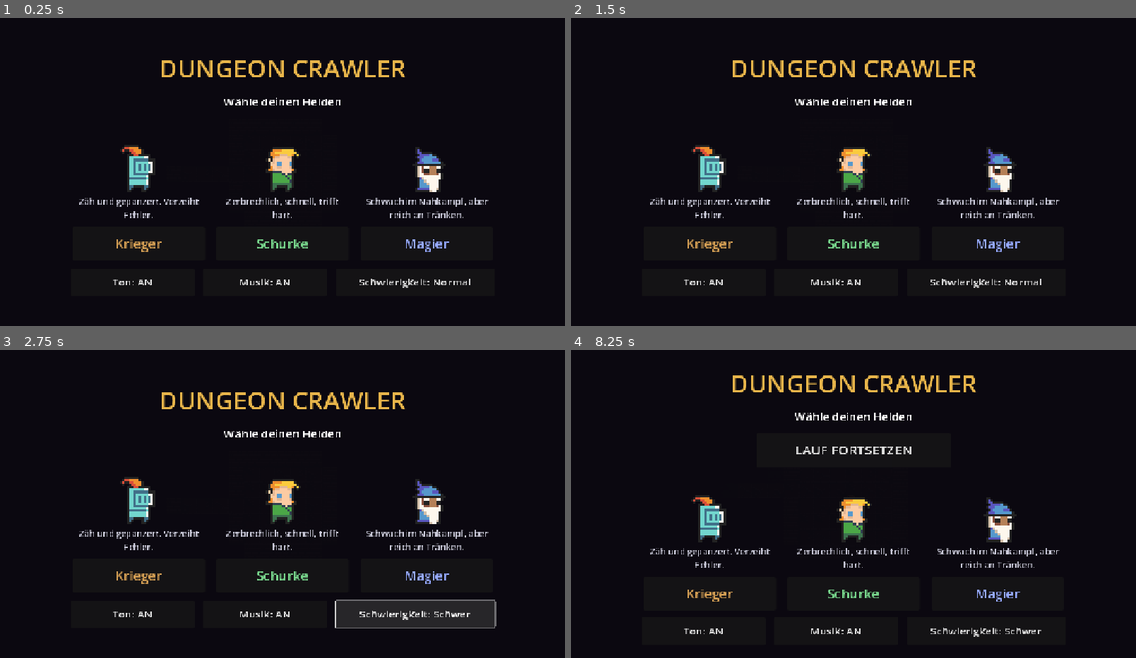
Above: before the commit, frames 1-4 (two rows, left to right).
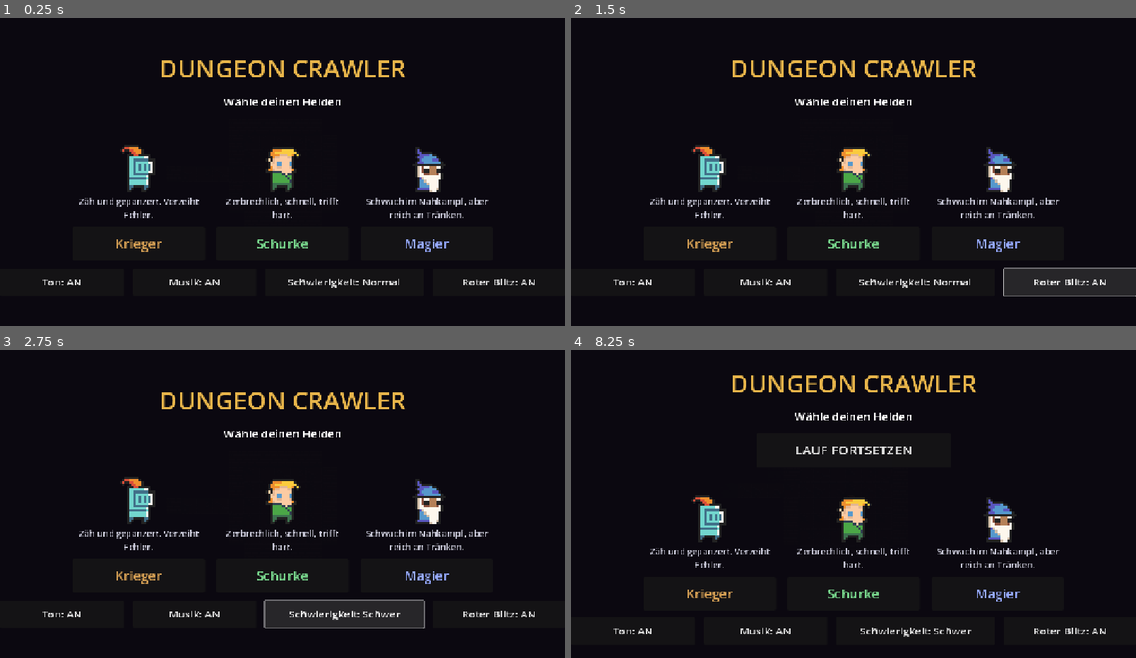
Above: after the commit, the same moments.

Repository: GermanDudeXX/dungeon-crawler
Game: Godot game, scene res://scenes/main.tscn
Two runs of this game, one before a commit and one after it. Both use one fixed random seed, a clock stepped at 60 frames per second and the inputs below.
Inputs (mouse positions are in pixels of both pictures, inside the frame that each line leads up to):
- Up to frame 1 (0.25 s): no input
- Up to frame 2 (1.5 s): click (1068, 282) at 0.5 s, where only the run after the commit has a clickable "Roter Blitz: AN"; click (1068, 282) at 1.25 s, where only the run after the commit has a clickable "Roter Blitz: AUS"
- Up to frame 3 (2.75 s): click "Schwierigkeit: Normal" at 2 s
- Up to frame 4 (8.25 s): click "Krieger" at 2.75 s; click "^" at 3.5 s; click "v" at 4.25 s; click "<" at 5 s; click ">" at 5.75 s; click "Heiltrank (2)" at 6.5 s; click "▶" at 7.25 s; click "NEU" at 8 s

The runs differ from the first frame. In frame 1, 0.7% of the frame differs, in the area x 7-95%, y 84-88%; in frame 2, 1.9%, in the area x 7-100%, y 81-91%; in frame 3, 1.2%; in frame 4, 0.7%.

Commit message:
Godot: Schadenszahlen, Trefferblitz, Kamerawackeln
Ein Treffer war bisher nur eine Zeile Text am unteren Rand, die im Kampf
niemand liest. Jetzt steigt die Zahl vom getroffenen Feld auf und
verblasst, kritische Treffer in Gold, Heilung in Grün, Gold in Gelb.
Dazu ein kurzer Stoß der Kamera bei den Schlägen, die sich schwer
anfühlen sollen - Krit, Falle, eigener Schaden - und sonst nirgends,
sonst heißt es nichts mehr.

Der rote Blitz beim Treffer ist abschaltbar; genau danach wurde bei der
pygame-Version gefragt.

Co-Authored-By: Claude Opus 5 <noreply@anthropic.com>
Claude-Session: https://claude.ai/code/session_01WQiUvBCjkdxtXigdz77eh9

Diff:
--- a/godot/scripts/game.gd
+++ b/godot/scripts/game.gd
@@ -80,7 +80,9 @@
 var _dead_text: Label
 var _sound_button: Button
 var _difficulty_button: Button
+var _flash_button: Button
 var _drink_button: Button
+var _flash: ColorRect
 var _scroll_buttons: Array = []
 var _perk_panel: PanelContainer
 var _perk_buttons: Array = []
@@ -745,6 +747,10 @@
 	damage += element
 	audio.play("boss" if monster.is_boss else "hit")
 	monster.hp -= damage
+	_damage_number(monster.cell(), str(damage),
+		Color(1.0, 0.90, 0.24) if crit else Color(1.0, 1.0, 1.0))
+	if crit:
+		_shake(2.0)
 	var leech := player.buff_total("lifesteal")
 	if leech > 0.0 and player.hp < player.max_hp:
 		var back: int = maxi(1, int(round(damage * leech)))
@@ -900,6 +906,9 @@
 			_retaliate(monster)
 			return
 	player.hp -= damage
+	_damage_number(Vector2i(player.x, player.y), "-%d" % damage, Color(1.0, 0.35, 0.32))
+	_hurt_flash()
+	_shake(1.5)
 	say("%s trifft dich für %d." % [monster.display_name, damage])
 	_retaliate(monster)
 	if player.hp <= 0:
@@ -936,6 +945,7 @@
 			var luck := 1.5 if player.has_buff("luck") else 1.0
 			var found: int = int(round(loot["amount"] * player.gold_mult * luck))
 			player.gold += found
+			_damage_number(cell, "+%d" % found, Color(1.0, 0.84, 0.30))
 			audio.play("coin")
 			say("%d Gold." % found)
 		"potion":
@@ -1049,6 +1059,9 @@
 	if trap.get("one_shot", false):
 		traps.erase(cell)
 	player.hp -= trap["damage"]
+	_damage_number(cell, "-%d" % int(trap["damage"]), Color(1.0, 0.55, 0.20))
+	_hurt_flash()
+	_shake(2.5)
 	audio.play("trap")
 	say("%s! Du nimmst %d Schaden." % [trap["name"], trap["damage"]])
 	if trap.has("poison"):
@@ -1212,6 +1225,7 @@
 	if effect.has("heal"):
 		var healed: int = mini(player.max_hp - player.hp, int(effect["heal"]))
 		player.hp += healed
+		_damage_number(Vector2i(player.x, player.y), "+%d" % healed, Color(0.42, 0.88, 0.50))
 		say("%d Leben zurück." % healed)
 	if effect.has("heal_pct"):
 		player.hp = player.max_hp
@@ -1615,6 +1629,12 @@
 	_play_ui.mouse_filter = Control.MOUSE_FILTER_IGNORE
 	_hud.add_child(_play_ui)
 
+	_flash = ColorRect.new()
+	_flash.set_anchors_preset(Control.PRESET_FULL_RECT)
+	_flash.color = Color(0.75, 0.10, 0.12, 0.0)
+	_flash.mouse_filter = Control.MOUSE_FILTER_IGNORE
+	_play_ui.add_child(_flash)
+
 	for name in ["stats", "gear", "fps", "log"]:
 		var label := Label.new()
 		label.name = name
@@ -1782,6 +1802,52 @@
 		save_run()
 
 
+## A number that floats off a cell and fades. The cheapest way to make a
+## hit legible: without it the only sign that anything happened is a
+## line of text at the bottom of the screen, which nobody reads mid-fight.
+func _damage_number(cell: Vector2i, text: String, colour: Color) -> void:
+	var label := Label.new()
+	label.text = text
+	label.z_index = 5
+	label.add_theme_font_size_override("font_size", 10)
+	label.add_theme_color_override("font_color", colour)
+	label.add_theme_color_override("font_outline_color", Color(0, 0, 0, 0.85))
+	label.add_theme_constant_override("outline_size", 4)
+	label.position = Vector2(cell) * TILE + Vector2(0, -4)
+	add_child(label)
+	var rise := create_tween()
+	rise.set_parallel(true)
+	rise.tween_property(label, "position:y", label.position.y - TILE, 0.5)
+	rise.tween_property(label, "modulate:a", 0.0, 0.5).set_delay(0.15)
+	rise.chain().tween_callback(label.queue_free)
+
+
+## A short shove of the camera. Used on the blows that are meant to feel
+## heavy - a critical hit, a trap, the moment the hero is hurt - and
+## nowhere else, or it stops meaning anything.
+func _shake(strength: float) -> void:
+	if _camera == null:
+		return
+	var home: Vector2 = _camera.offset
+	var shove := create_tween()
+	for i in 4:
+		var away := Vector2(
+			rng.randf_range(-strength, strength), rng.randf_range(-strength, strength))
+		shove.tween_property(_camera, "offset", home + away, 0.03)
+	shove.tween_property(_camera, "offset", home, 0.05)
+
+
+## A red wash over the screen when the hero is hit. Switchable, because
+## it is the one effect people ask to turn off - the pygame build got
+## exactly that request.
+func _hurt_flash() -> void:
+	if not settings.get("flash", true) or _flash == null:
+		return
+	_flash.color = Color(0.75, 0.10, 0.12, 0.35)
+	var fade := create_tween()
+	fade.tween_property(_flash, "color:a", 0.0, 0.35)
+
+
 ## What is left of a run when it ends. The pygame build shows the same
 ## four numbers; without them a death is just the word "gestorben" and
 ## the player has no idea whether it went well.
@@ -1869,6 +1935,13 @@
 	_difficulty_button.add_theme_font_size_override("font_size", 24)
 	_difficulty_button.pressed.connect(cycle_difficulty)
 	row.add_child(_difficulty_button)
+
+	# The red wash is the one effect people ask to turn off.
+	_flash_button = Button.new()
+	_flash_button.custom_minimum_size = Vector2(300, 62)
+	_flash_button.add_theme_font_size_override("font_size", 24)
+	_flash_button.pressed.connect(toggle_flash)
+	row.add_child(_flash_button)
 	_refresh_settings()
 
 
@@ -1880,6 +1953,8 @@
 		var level_of_play := Data.difficulty_by_id(difficulty)
 		_difficulty_button.text = "Schwierigkeit: %s" % level_of_play["name"]
 		_difficulty_button.tooltip_text = level_of_play["desc"]
+	if _flash_button != null:
+		_flash_button.text = "Roter Blitz: %s" % ("AN" if settings.get("flash", true) else "AUS")
 	_music_button.text = "Musik: %s" % ("AN" if settings["music"] else "AUS")
 
 
@@ -1897,6 +1972,13 @@
 	Settings.write(settings)
 	_refresh_settings()
 	audio.play("equip")
+
+func toggle_flash() -> void:
+	settings["flash"] = not settings.get("flash", true)
+	Settings.write(settings)
+	_refresh_settings()
+	audio.play("equip")
+
 
 func toggle_sound() -> void:
 	settings["sound"] = not settings["sound"]
--- a/godot/scripts/settings.gd
+++ b/godot/scripts/settings.gd
@@ -12,6 +12,7 @@
 	"sound": true,
 	"music": true,
 	"difficulty": "normal",
+	"flash": true,
 }
 
 
